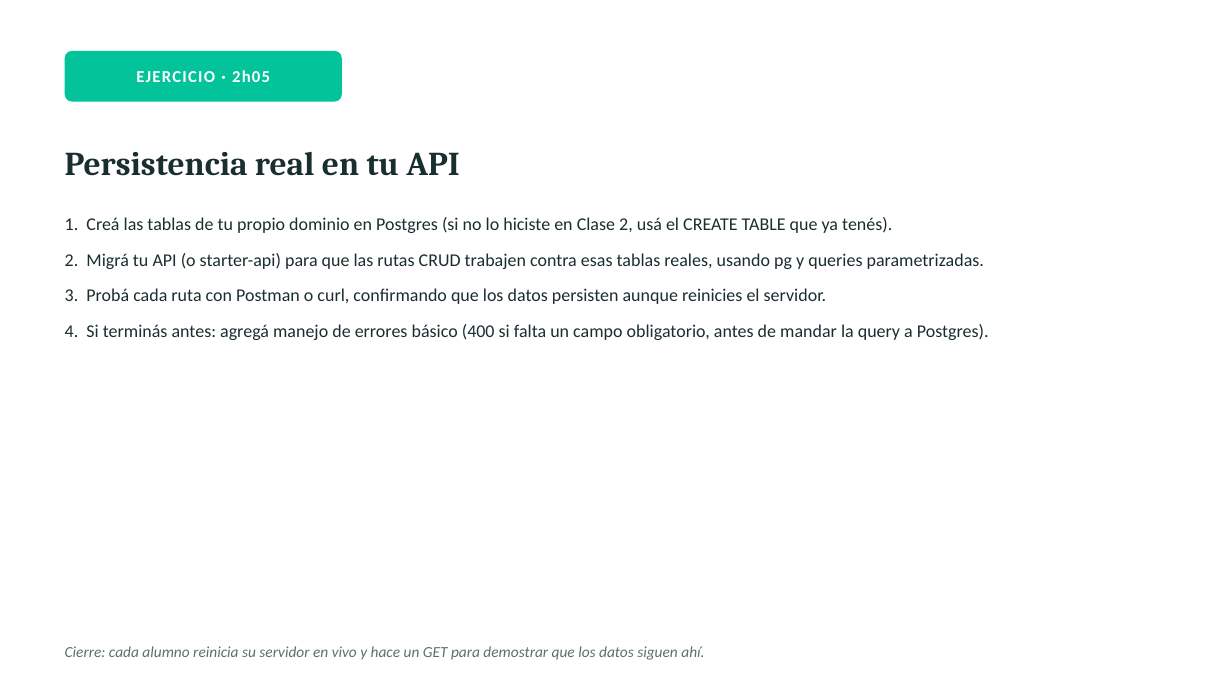
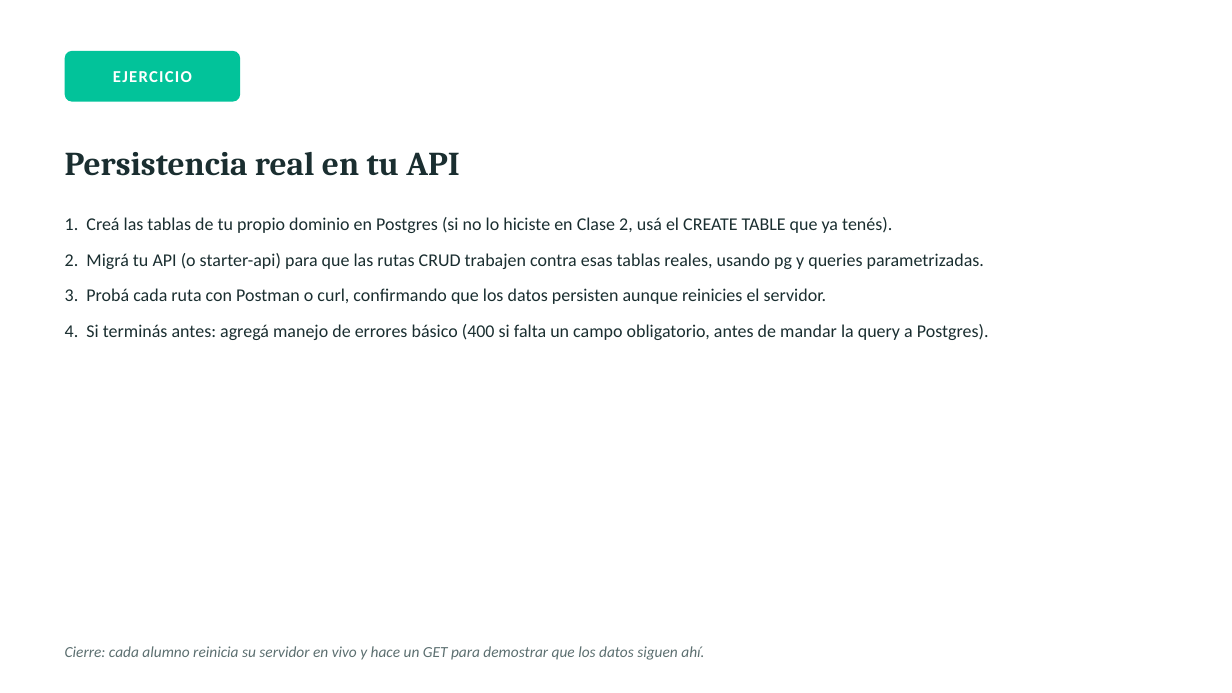
Before and after one commit to rafaelmogollon-gm2dev/backend-bootcamp-manejo-de-datos, a slide deck: slide 12 of clases/clase-3/presentacion.pptx. Drawn at 1232x693 pixels with LibreOffice and Linux fonts; fonts in the diff are those of the drawing. Boxes give left, top, right and bottom in pixels: in the first picture for what was removed or moved away, otherwise in the second. Text is boxed around its words. In the diff, an @@ line names an element or a change of style, - is before the commit and + after.

```diff
--- a/clases/clase-3/presentacion.pptx
+++ b/clases/clase-3/presentacion.pptx
@@ rounded rectangle: place and size @@
-rounded rectangle at (65,51,342,102)
+rounded rectangle at (65,51,240,102)
@@ text at (113,71,192,82): text changed @@
-EJERCICIO · 2h05
+EJERCICIO
```
Also in this commit, not shown: 5 other slides changed, 4 other files.
